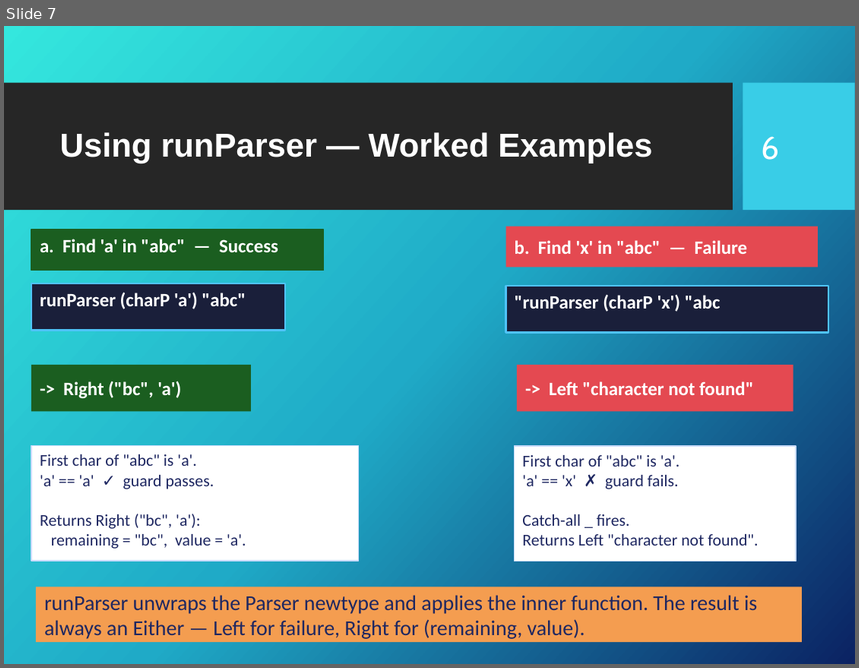
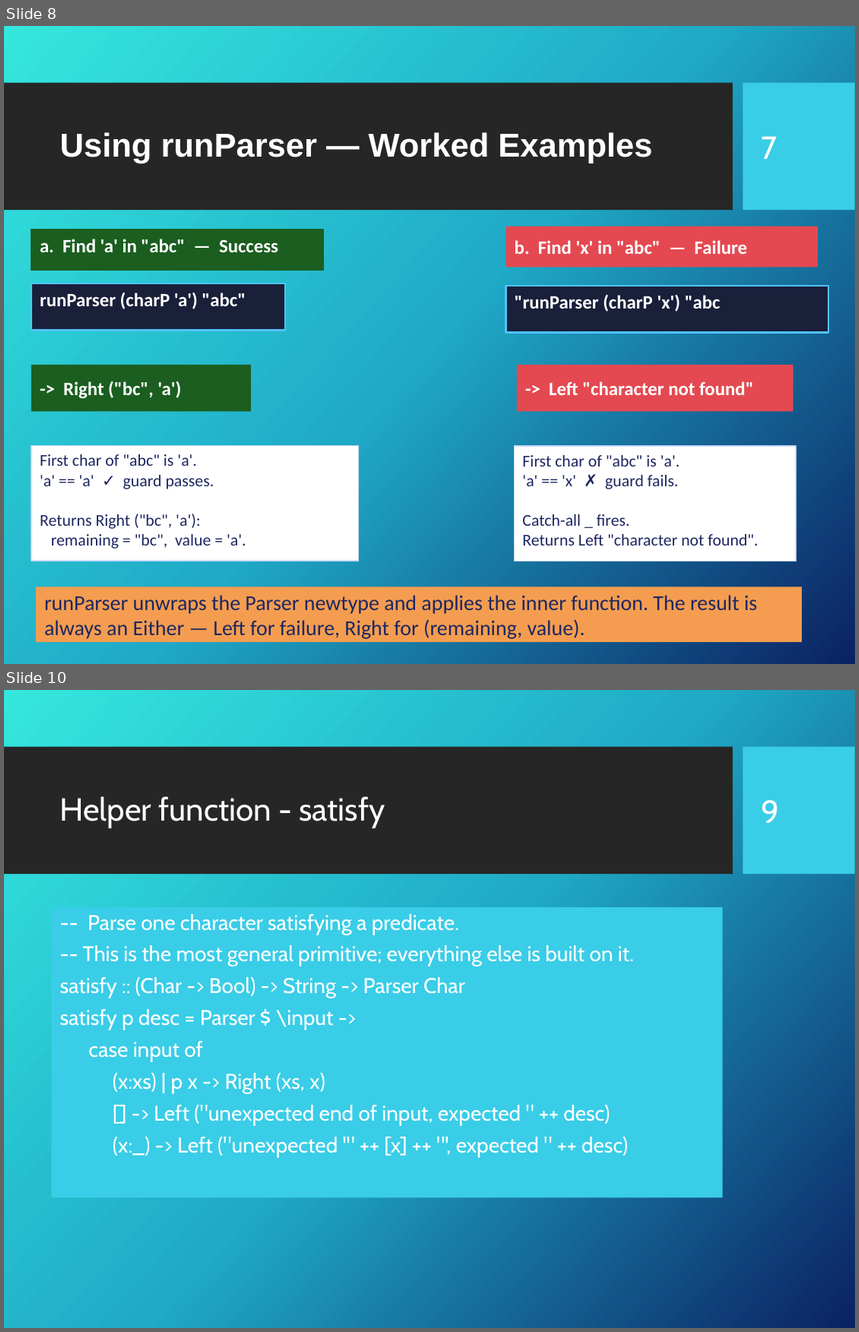
Before and after one commit to Fun-Prog-26/fun-prog-26, a slide deck: topic13-parsing/unit-13a-lectures/talk-1/a-parsers.pptx. Shown one above the other, each under a label of ours: slide 7 before the commit, slides 8 and 10 after it; the slides between them are not shown. The pictures are 859x668 and 859x1332 pixels, drawn with LibreOffice and Linux fonts; fonts in the diff are those of the drawing; background and template pictures are left out. Boxes give left, top, right and bottom in pixels: in the first picture for what was removed or moved away, otherwise in the second. Text is boxed around its words. In the diff, an @@ line names an element or a change of style, - is before the commit and + after.

```diff
--- a/topic13-parsing/unit-13a-lectures/talk-1/a-parsers.pptx
+++ b/topic13-parsing/unit-13a-lectures/talk-1/a-parsers.pptx
@@ slide 10 added at [4,690,855,1328], background picture (left out); not listed: 2 template elements that a slide beside it also shows @@
@@ title added at [60,796,386,828], 27 pt, text #FFFFFF @@
+Helper function - satisfy
@@ page number added at [762,800,780,823], 27 pt, text #FFFFFF @@
+9
@@ text added at [52,908,723,1198], fill #39CDE7, 18 pt, text #FFFFFF @@
+-- Parse one character satisfying a predicate.
+-- This is the most general primitive; everything else is built on it.
+satisfy :: (Char -> Bool) -> String -> Parser Char
+satisfy p desc = Parser $ \input ->
+case input of
+(x:xs) | p x -> Right (xs, x)
+[] -> Left ("unexpected end of input, expected " ++ desc)
+(x:_) -> Left ("unexpected '" ++ [x] ++ "', expected " ++ desc)
@@ what was slide 7 is now slide 8 @@
@@ page number at [762,136,778,159]: text changed @@
-6
+7
```
Also in this commit, not shown: 5 other slides added, 16 other files.
